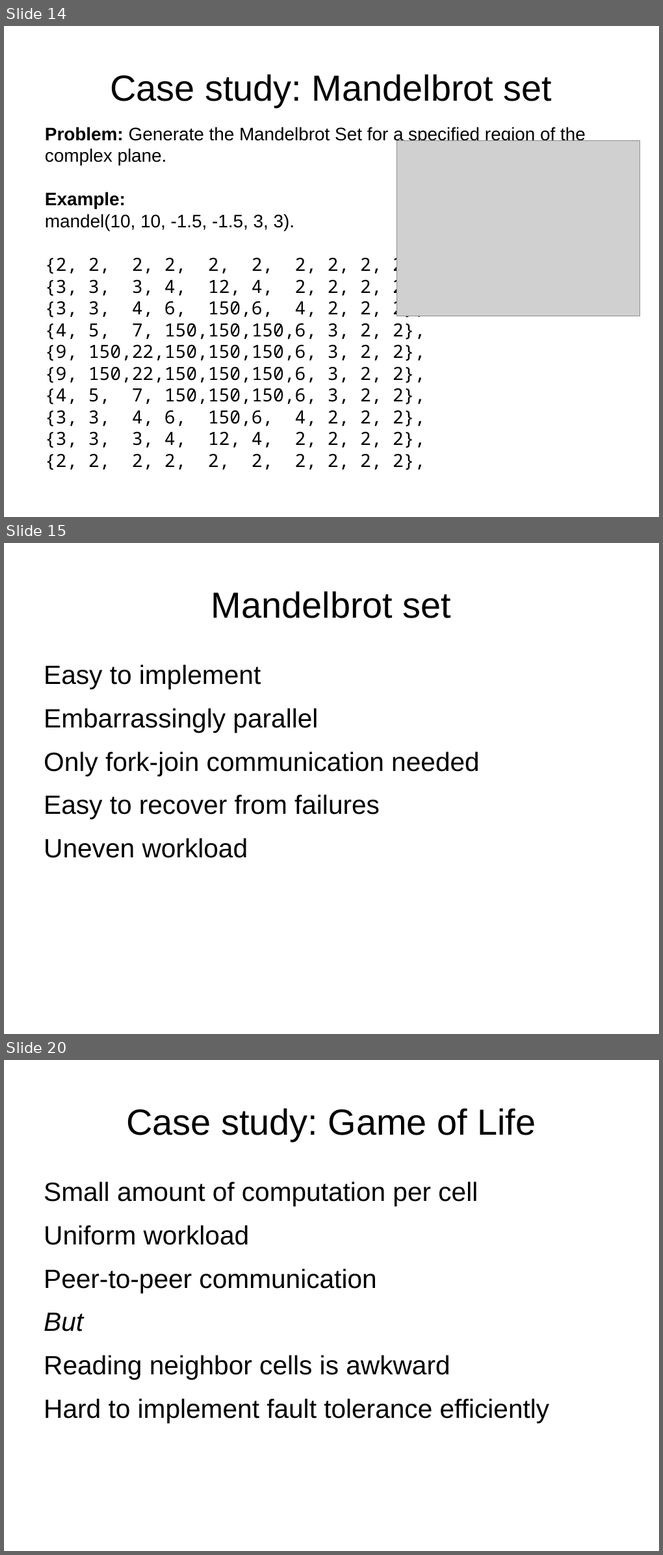
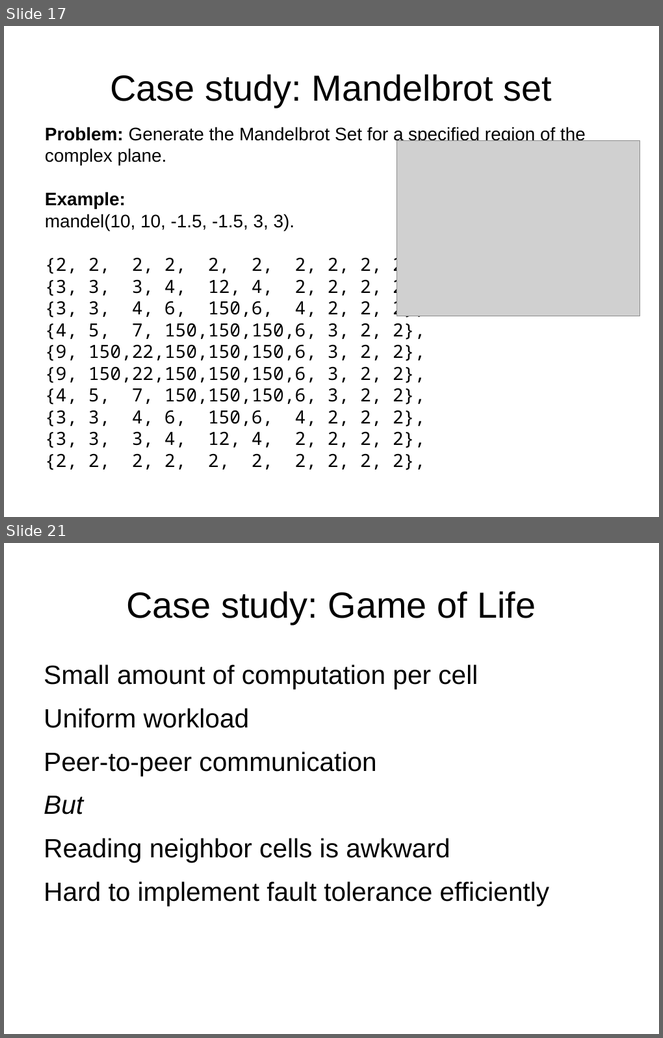
Before and after one commit to FractalDesigns/cowichan-1, a slide deck: miscellaneous/2010-12/slides.odp. Shown one above the other, each under a label of ours: slides 14, 15 and 20 before the commit, slides 17 and 21 after it; the slides between them are not shown. The pictures are 663x1555 and 663x1038 pixels, drawn with LibreOffice and Linux fonts; fonts in the diff are those of the drawing; grey boxes stand for pictures; background and template pictures are left out. Boxes give left, top, right and bottom in pixels: in the first picture for what was removed or moved away, otherwise in the second. Text is boxed around its words. In the diff, an @@ line names an element or a change of style, - is before the commit and + after.

```diff
--- a/miscellaneous/2010-12/slides.odp
+++ b/miscellaneous/2010-12/slides.odp
@@ slide 15 removed at <box>4,543,659,1034</box>, background picture (left out) @@
@@ title removed at <box>211,591,451,618</box> @@
-Mandelbrot set
@@ text removed at <box>44,665,480,858</box> @@
-Easy to implement
-Embarrassingly parallel
-Only fork-join communication needed
-Easy to recover from failures
-Uneven workload
@@ what was slide 14 is now slide 17 @@
@@ what was slide 20 is now slide 21 @@
```
Also in this commit, not shown: 12 slides changed, 2 slides added, 1 other slide removed, 3 other files.
